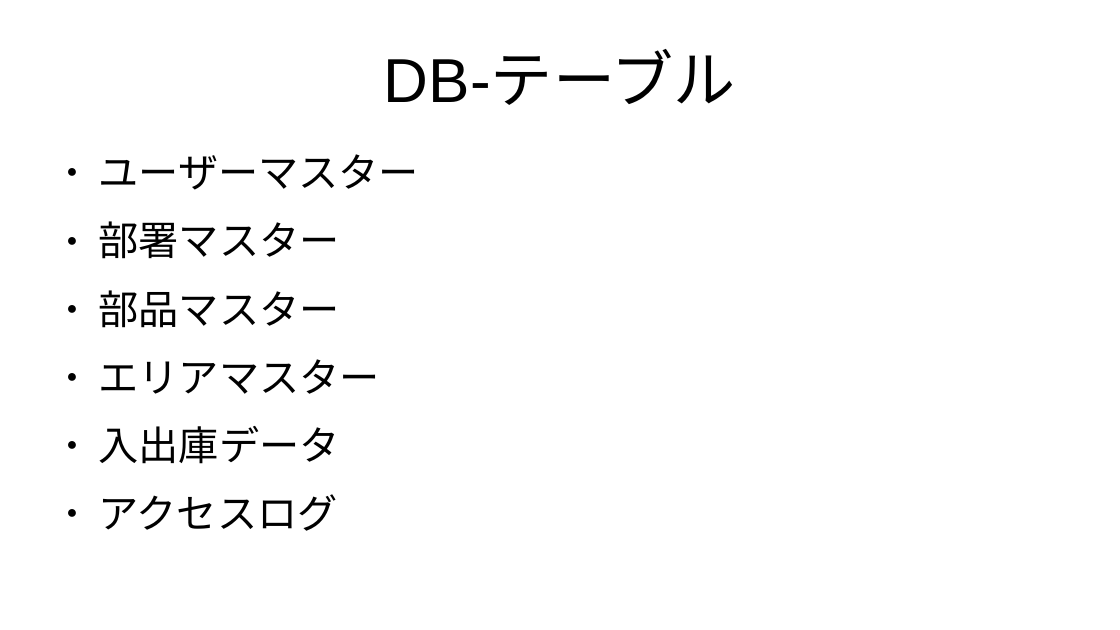
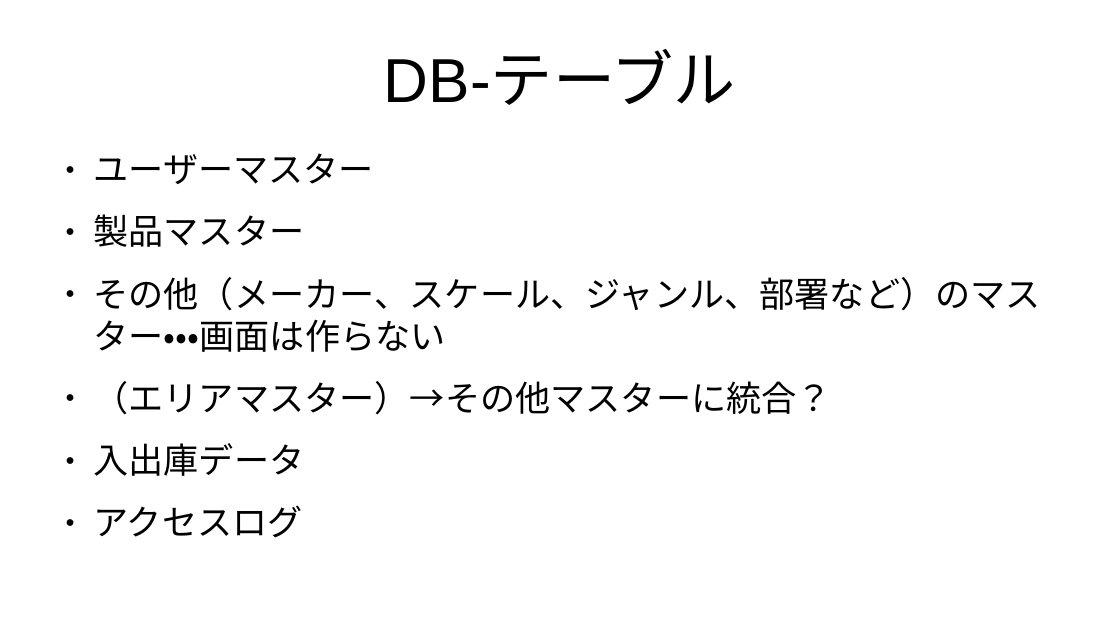
Before and after one commit to roja1988/88_WorkProduct, a slide deck: slide 17 of document/制作物_案.pptx. Drawn at 1120x630 pixels with LibreOffice and Linux fonts; fonts in the diff are those of the drawing. Boxes give left, top, right and bottom in pixels: in the first picture for what was removed or moved away, otherwise in the second. Text is boxed around its words. In the diff, an @@ line names an element or a change of style, - is before the commit and + after.

Commit message:
プラモデル在庫管理に変更、再度ナビメニューを共通部品化

```diff
--- a/document/制作物_案.pptx
+++ b/document/制作物_案.pptx
@@ text at (x1=93, y1=153, x2=374, y2=476): size 28.5 to 25 pt in "ユーザーマスター", "入出庫データ", "アクセスログ"; indent changed @@
@@ text at (x1=93, y1=214, x2=1041, y2=415): text changed; size 28.5 to 25 pt @@
-● 部署マスター
-● 部品マスター
-● エリアマスター
+● 製品マスター
+● その他（メーカー、スケール、ジャンル、部署など）のマスター・・・画面は作らない
+● （エリアマスター）→その他マスターに統合？
```
Also in this commit, not shown: 7 other slides changed, 20 other files.
